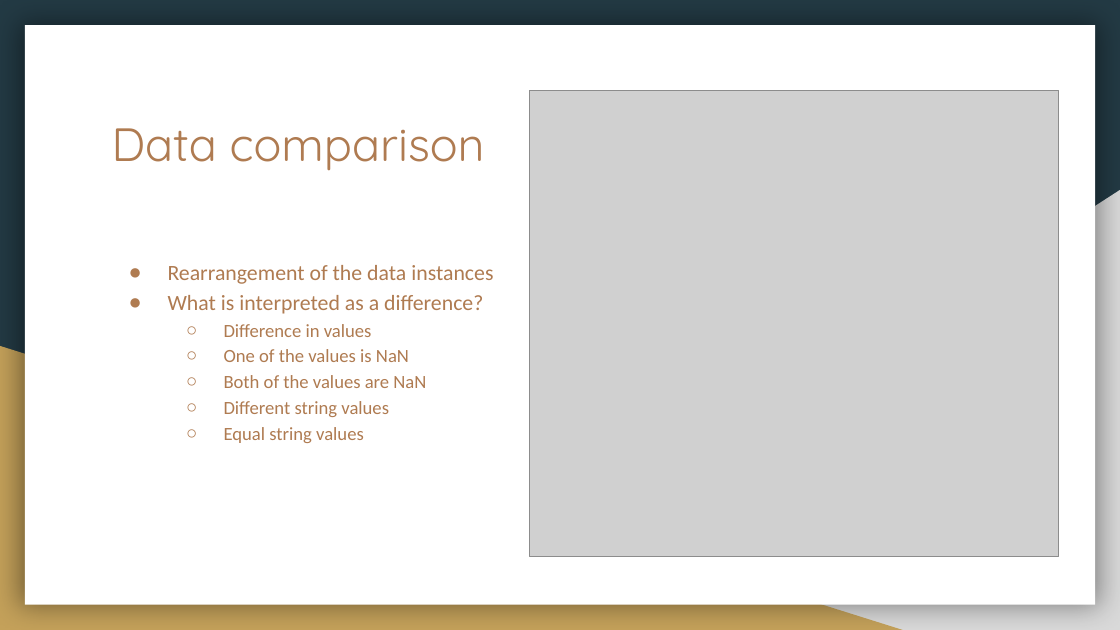
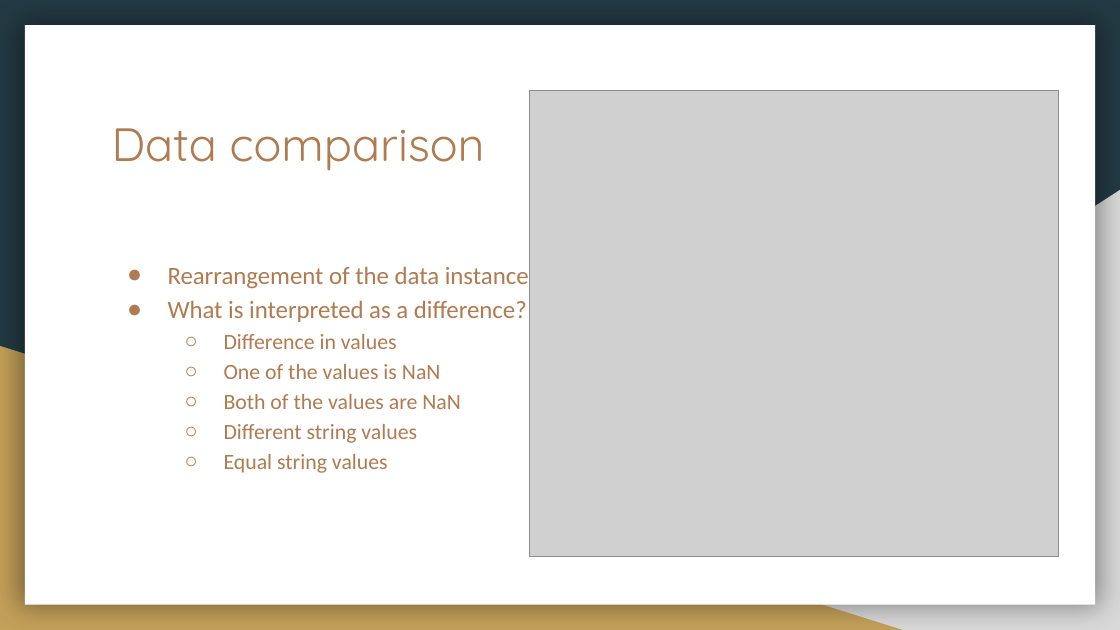
Before and after one commit to theteleton/project, a slide deck: slide 11 of presentation/presentation.pptx (slide 10 before the commit). Drawn at 1120x630 pixels with LibreOffice and Linux fonts; fonts in the diff are those of the drawing; grey boxes stand for pictures. Boxes give left, top, right and bottom in pixels: in the first picture for what was removed or moved away, otherwise in the second. Text is boxed around its words. In the diff, an @@ line names an element or a change of style, - is before the commit and + after.

```diff
--- a/presentation/presentation.pptx
+++ b/presentation/presentation.pptx
@@ text "Rearrangement of the data instances" at [168,264,539,473]: size 14 to 16 pt in "Rearrangement of the data instances", "What is interpreted as a difference?"; size 12 to 14 pt in "Difference in values", "One of the values is NaN", "Both of the values are NaN", "Different string values" and 1 more places; indent changed @@
```
Also in this commit, not shown: 7 other slides changed, 1 slide added.
